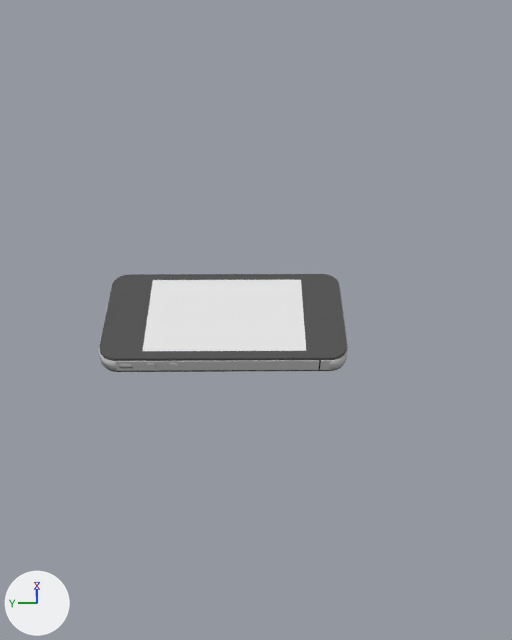
A saved change to the Blender file Projects/Apple iPhone 4/Apple iPhone 4 version 3.blend.
Both versions are drawn from a 50 mm lens placed at (-244.0, -14.0, 244.0), pointed at (0.0, -15.0, 0.0). Every picture has the same lights, and +X, +Y and +Z are marked at lower left.

The older version as bpy lines, for what is in view:
```python
me_plane = bpy.data.meshes.new('Plane')
me_plane.from_pydata(...)  # 1324 vertices, 1600 faces; spans x -29.3..29.3, y -57.6..57.6, z -3.1..3.1
me_plane.materials.append(mat_metal_band)  # light grey #c2c2c2
me_plane_001 = bpy.data.meshes.new('Plane.001')
me_plane_001.from_pydata([(100.0, 100.0, 0.0), (100.0, -100.0, 0.0), (-100.0, -100.0, 0.0), (-100.0, 100.0, 0.0)], [], [(0, 3, 2, 1)])
me_plane_001.materials.append(mat_floor)  # white #ffffff
me_plane_004 = bpy.data.meshes.new('Plane.004')
me_plane_004.from_pydata(...)  # 236 vertices, 330 faces; spans x -28.7..28.7, y -57.0..57.0, z 3.1..4.7
# faces by material slot: [328, 2]
me_plane_004.materials.append(mat_opaque_glass)  # dark grey #595959
me_plane_004.materials.append(mat_transparent_glass)  # white #e7e7e7
ob_glass_plate_front = bpy.data.objects.new('Glass plate Front', me_plane_004)
ob_glass_plate_front.location = (0.0, 0.0, 0.0)
ob_metal_band = bpy.data.objects.new('Metal Band', me_plane)
ob_metal_band.location = (0.0, 0.0, 0.0)
ob_plane_001 = bpy.data.objects.new('Plane.001', me_plane_001)
ob_plane_001.location = (0.0, -60.0, 0.0)
ob_plane_001.rotation_euler = (1.571, 0.0, 0.0)  # degrees (90, 0, 0)
ob_plane_001.hide_set(True)  # its collection is switched off
```
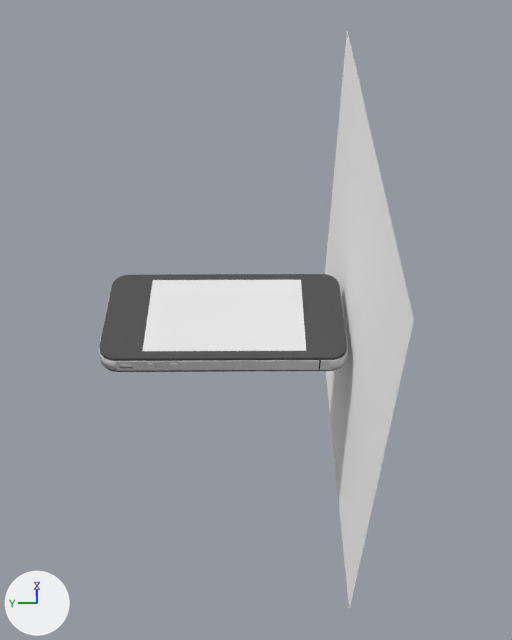
Location of each change, [x1, y1, x2, y2] in pixels of the pictures (512 x 640 px):
'Plane.001', shown
    after: [325, 31, 414, 610]

What the commit changed:
Object 'Plane.001' (ob_plane_001) is now shown.
